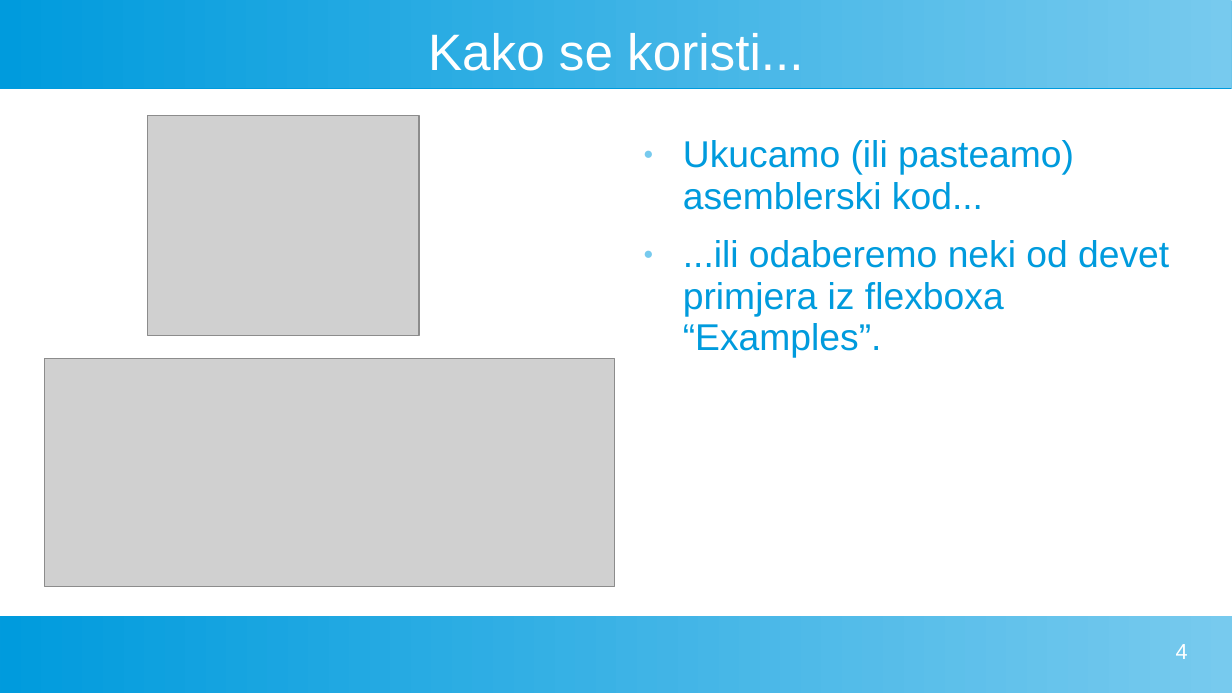
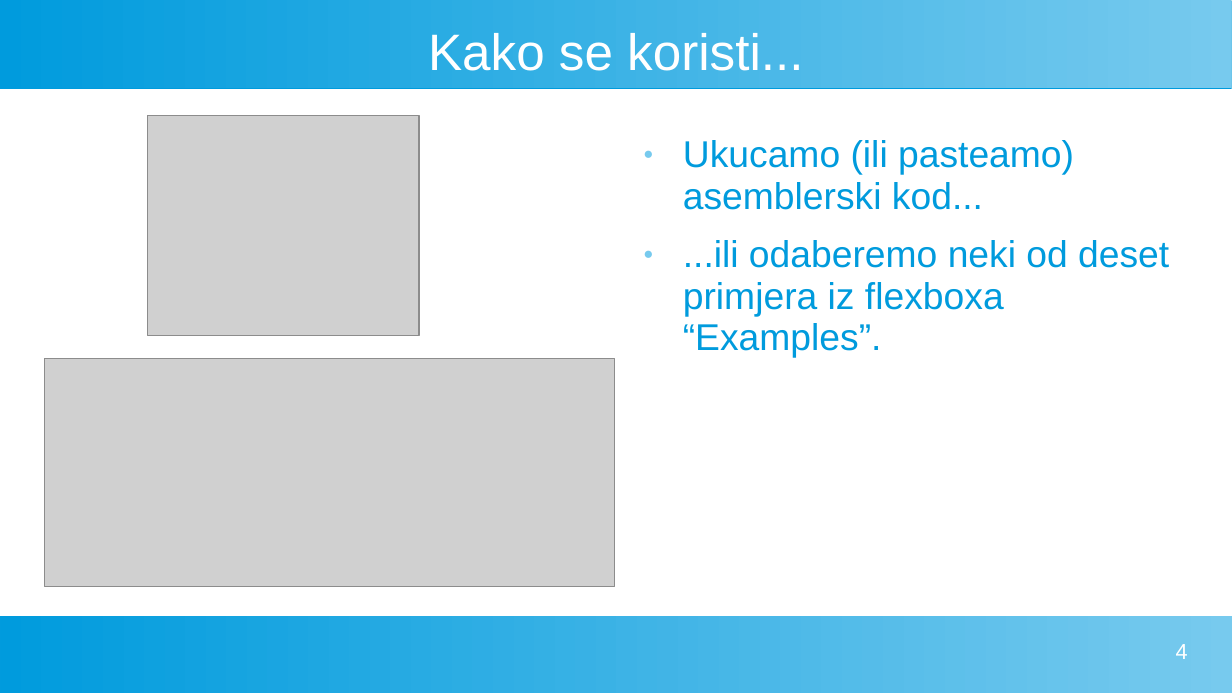
Before and after one commit to FlatAssembler/FlatAssembler.github.io, a slide deck: slide 4 of PicoBlaze/PicoBlaze.ppt. Drawn at 1232x693 pixels with LibreOffice and Linux fonts; fonts in the diff are those of the drawing; grey boxes stand for pictures. Boxes give left, top, right and bottom in pixels: in the first picture for what was removed or moved away, otherwise in the second. Text is boxed around its words. In the diff, an @@ line names an element or a change of style, - is before the commit and + after.

```diff
--- a/PicoBlaze/PicoBlaze.ppt
+++ b/PicoBlaze/PicoBlaze.ppt
@@ text at box(683, 240, 1169, 358): text changed @@
-● ...ili odaberemo neki od devet primjera iz flexboxa “Examples”.
+● ...ili odaberemo neki od deset primjera iz flexboxa “Examples”.
```
Also in this commit, not shown: 1 slide added.
